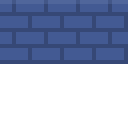
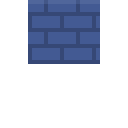
The second 128×128 image is a revision of the first. Changes to its layers:
painted on "Layer 2" over [0, 0, 128, 64]
